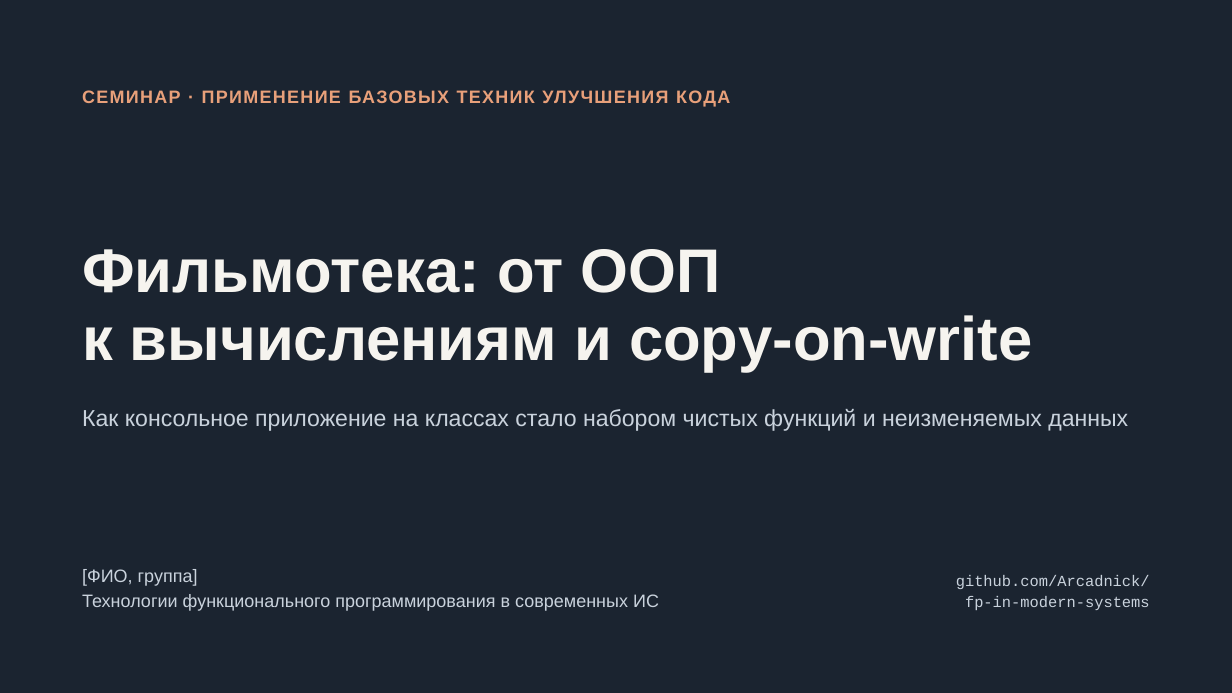
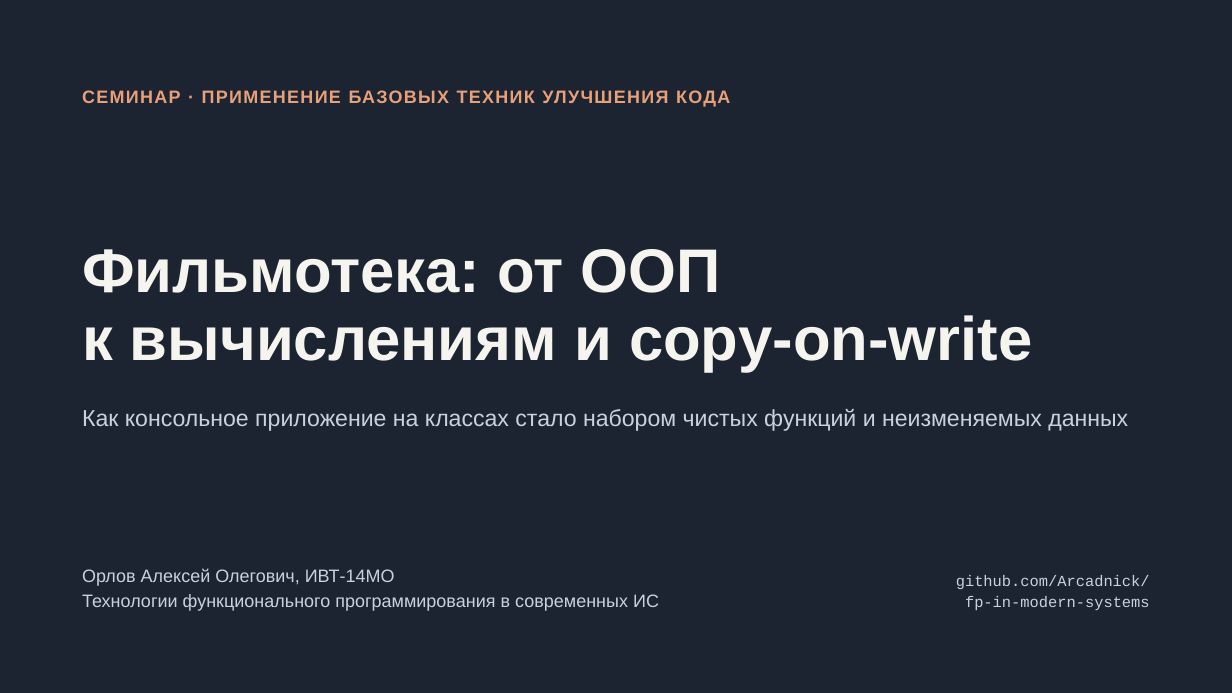
Before and after one commit to Arcadnick/fp-in-modern-systems, a slide deck: slide 1 of 01-seminar-filmoteka/presentation/slides-basic-fonts.pptx. Drawn at 1232x693 pixels with LibreOffice and Linux fonts; fonts in the diff are those of the drawing. Boxes give left, top, right and bottom in pixels: in the first picture for what was removed or moved away, otherwise in the second. Text is boxed around its words. In the diff, an @@ line names an element or a change of style, - is before the commit and + after.

Commit message:
Слайды: ФИО и группа на обложке

```diff
--- a/01-seminar-filmoteka/presentation/slides-basic-fonts.pptx
+++ b/01-seminar-filmoteka/presentation/slides-basic-fonts.pptx
@@ text at (82,568,395,586): text changed @@
-[ФИО, группа]
+Орлов Алексей Олегович, ИВТ-14МО
```
Also in this commit, not shown: 2 other files.
